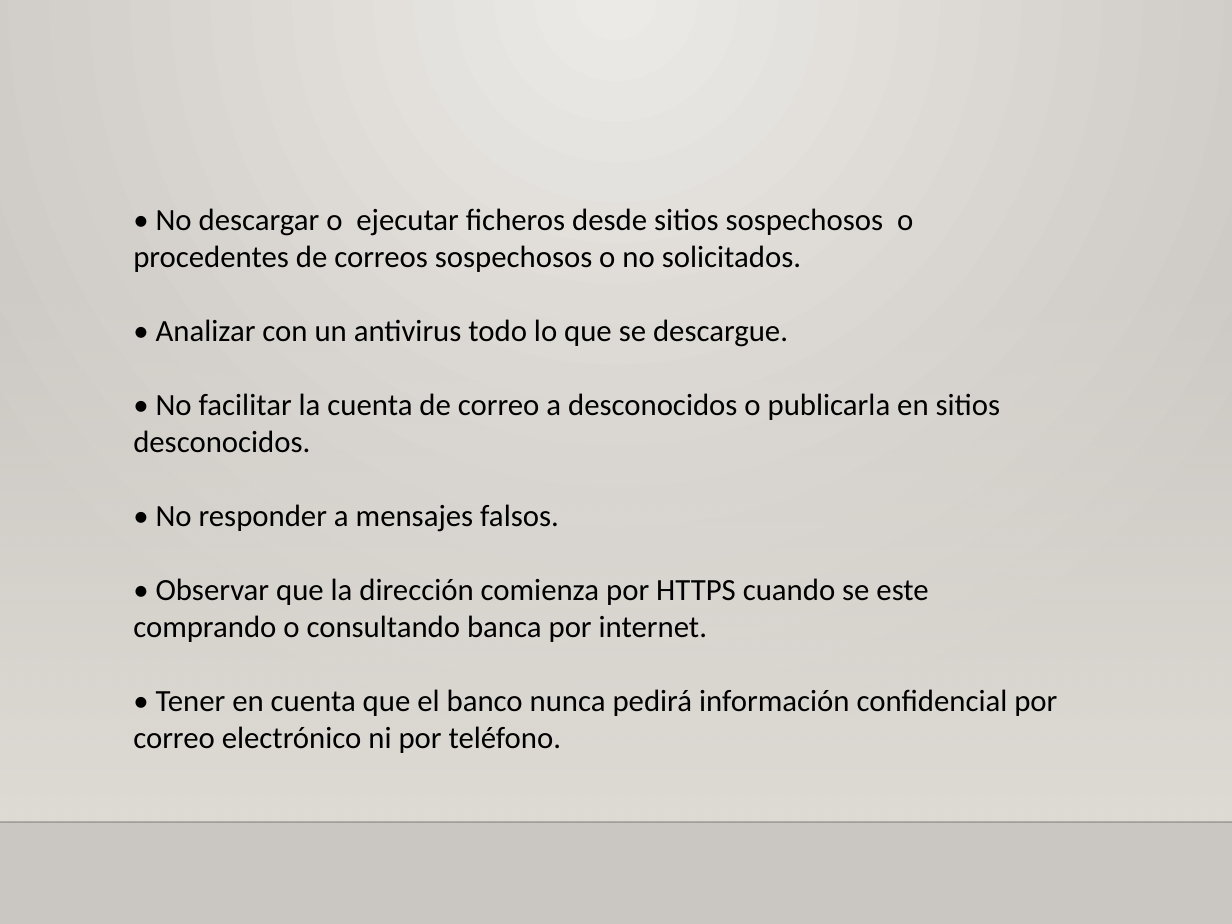
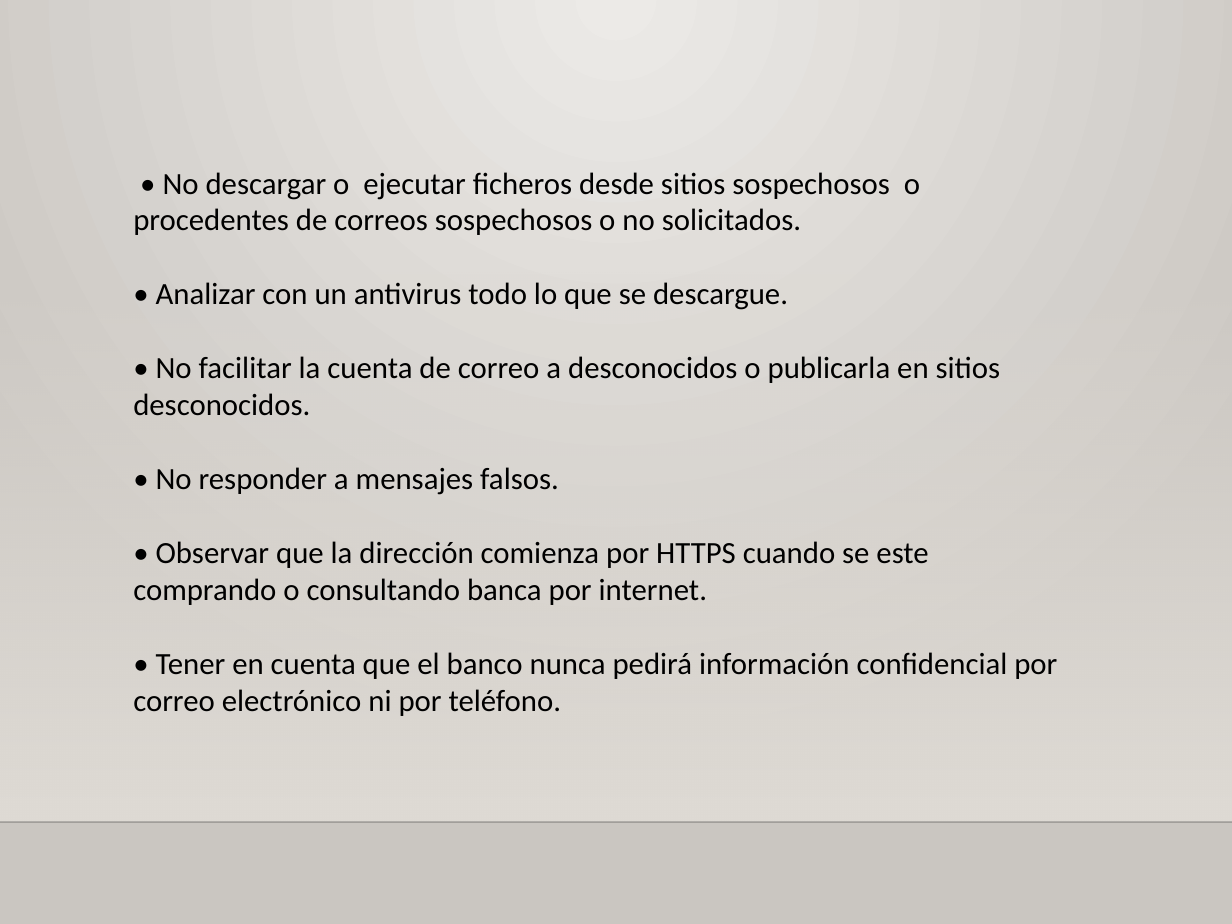
Before and after one commit to YarithzaGalindoAyala/Fase3_ConstruccionOVI, a slide deck: slide 4 of Docu/docu2.pptx. Drawn at 1232x924 pixels with LibreOffice and Linux fonts; fonts in the diff are those of the drawing; background and template pictures are left out. Boxes give left, top, right and bottom in pixels: in the first picture for what was removed or moved away, otherwise in the second. Text is boxed around its words. In the diff, an @@ line names an element or a change of style, - is before the commit and + after.

```diff
--- a/Docu/docu2.pptx
+++ b/Docu/docu2.pptx
@@ text "• No descargar o ejecutar ...": place and size @@
-text "• No descargar o ejecutar ..." at bbox=[133, 208, 1057, 753]
+text "• No descargar o ejecutar ..." at bbox=[133, 172, 1057, 716]
```
Also in this commit, not shown: 1 other slide changed, 1 slide added, 1 slide removed.
